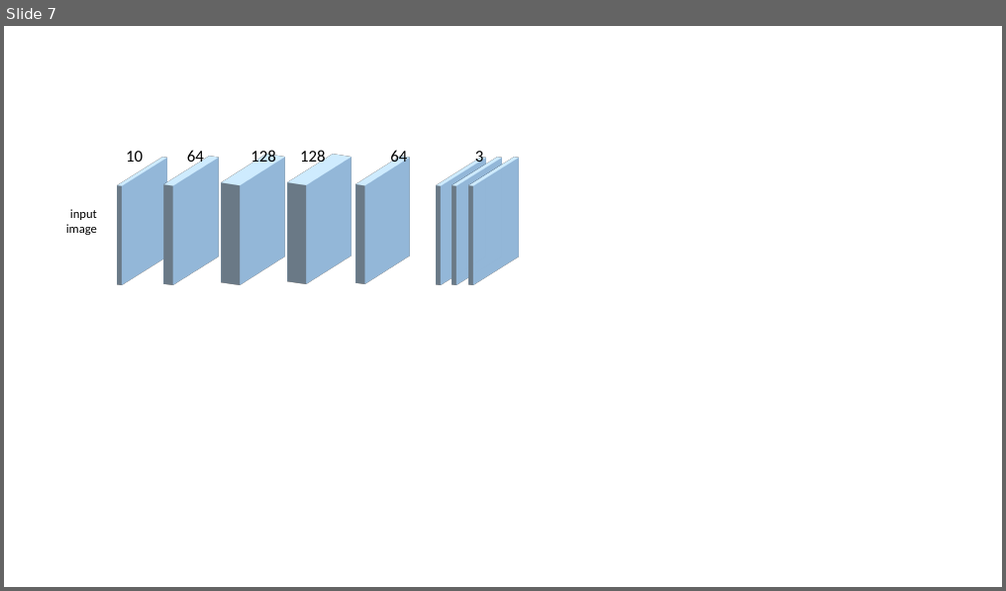
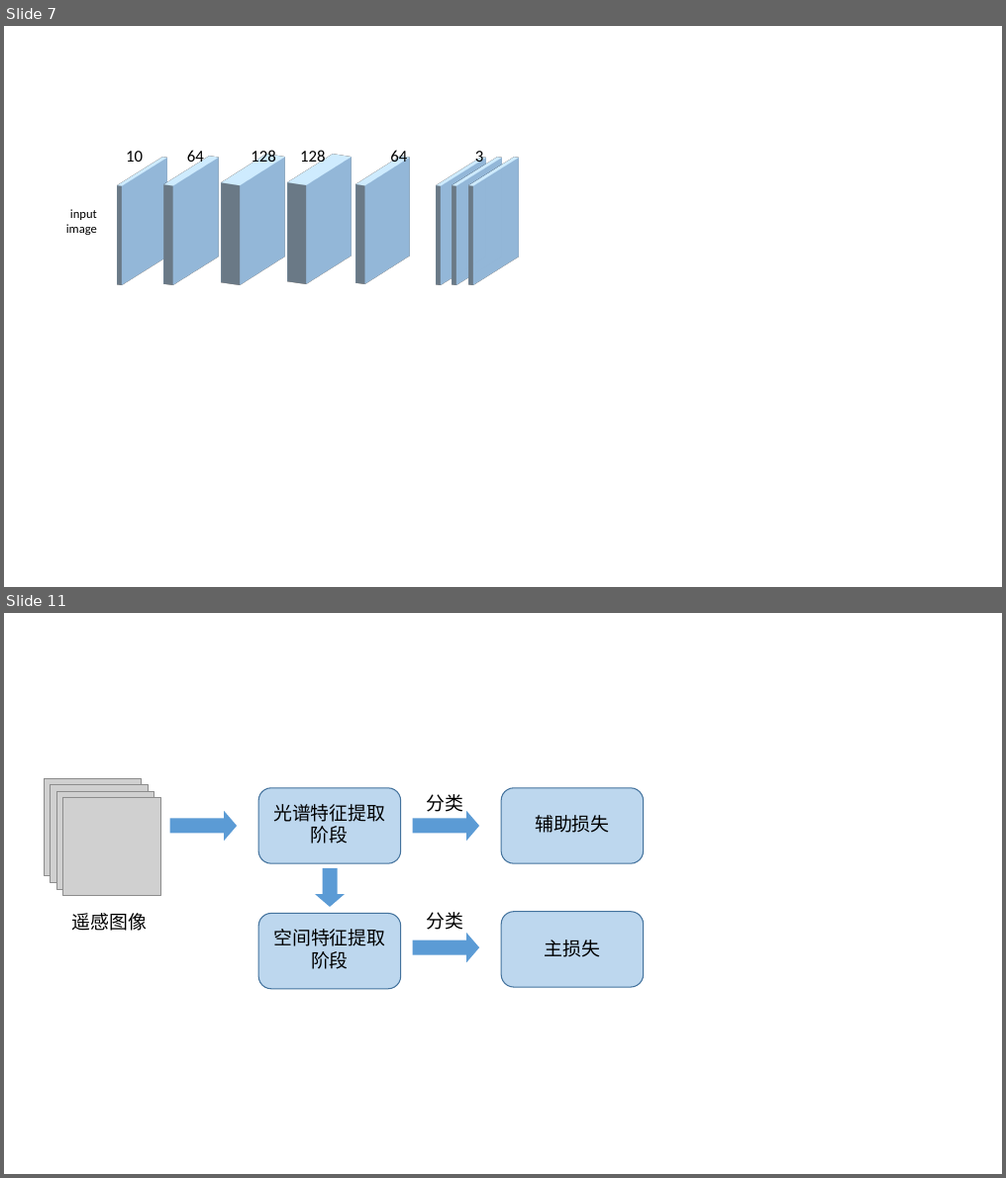
Before and after one commit to W-void/landsat0, a slide deck: pic/模型图.pptx. Shown one above the other, each under a label of ours: slide 7 before the commit, slides 7 and 11 after it; the slides between them are not shown. The pictures are 1006x591 and 1006x1178 pixels, drawn with LibreOffice and Linux fonts; fonts in the diff are those of the drawing; grey boxes stand for pictures. Boxes give left, top, right and bottom in pixels: in the first picture for what was removed or moved away, otherwise in the second. Text is boxed around its words. In the diff, an @@ line names an element or a change of style, - is before the commit and + after.

```diff
--- a/pic/模型图.pptx
+++ b/pic/模型图.pptx
@@ slide 11 added at (4, 613, 1002, 1174), background #FFFFFF @@
@@ rounded rectangle added at (258, 788, 401, 863), fill #BDD7EE, outline #43739E 1 pt @@
@@ rounded rectangle added at (501, 788, 644, 863), fill #BDD7EE, outline #43739E 1 pt @@
@@ group added at (44, 778, 160, 896): 4 pictures @@
@@ right arrow added at (170, 811, 237, 842), fill #5B9BD5 @@
@@ text added at (273, 804, 385, 844), 18 pt, text #000000 @@
+光谱特征提取
+阶段
@@ right arrow added at (413, 811, 479, 842), fill #5B9BD5 @@
@@ text added at (427, 794, 464, 812), 18 pt, text #000000 @@
+分类
@@ text added at (535, 815, 610, 833), 18 pt, text #000000 @@
+辅助损失
@@ right arrow added at (315, 868, 345, 907), fill #5B9BD5 @@
@@ text added at (72, 913, 148, 931), 18 pt, text #000000 @@
+遥感图像
@@ rounded rectangle added at (258, 913, 401, 989), fill #BDD7EE, outline #43739E 1 pt @@
@@ text added at (273, 929, 385, 969), 18 pt, text #000000 @@
+空间特征提取
+阶段
@@ right arrow added at (413, 933, 479, 962), fill #5B9BD5 @@
@@ text added at (427, 912, 464, 930), 18 pt, text #000000 @@
+分类
@@ rounded rectangle added at (501, 912, 644, 987), fill #BDD7EE, outline #43739E 1 pt @@
@@ text added at (545, 940, 601, 958), 18 pt, text #000000 @@
+主损失
```
Also in this commit, not shown: 4 slides changed, 1 other slide added, 2 slides removed, 34 other files.
